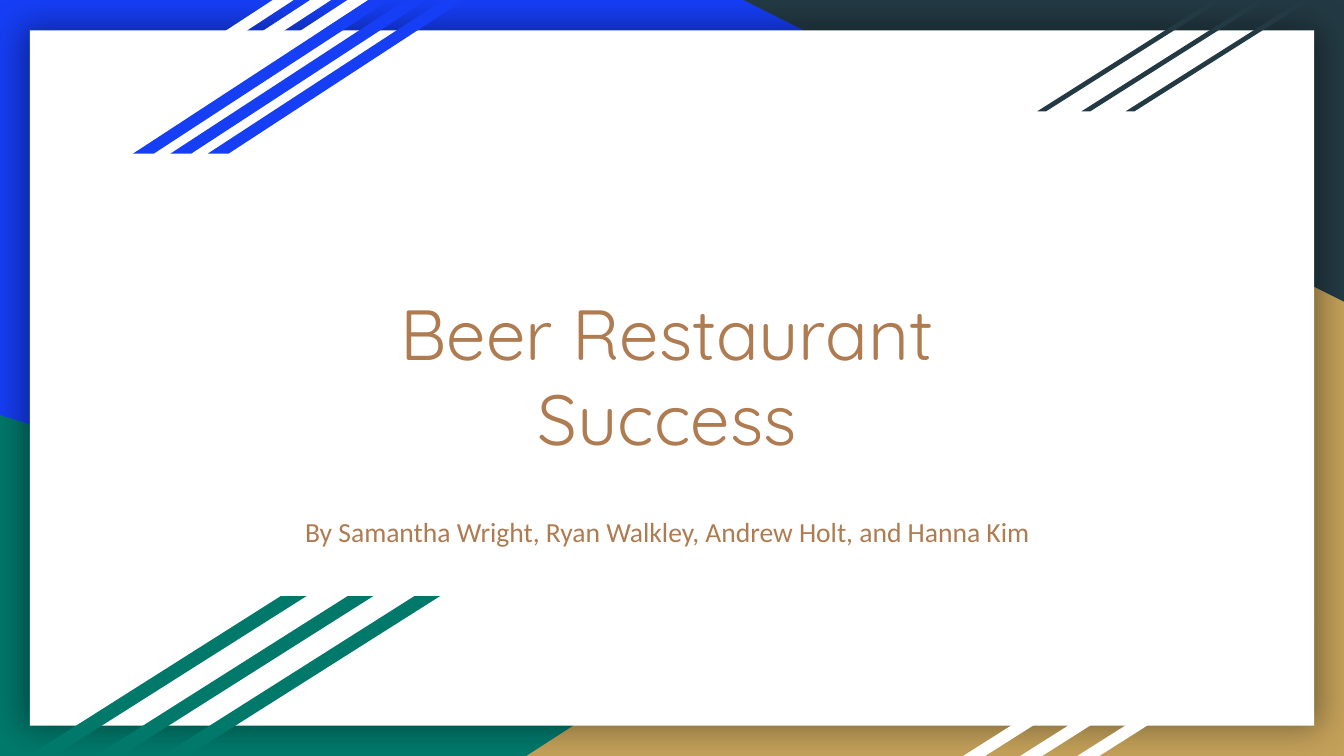
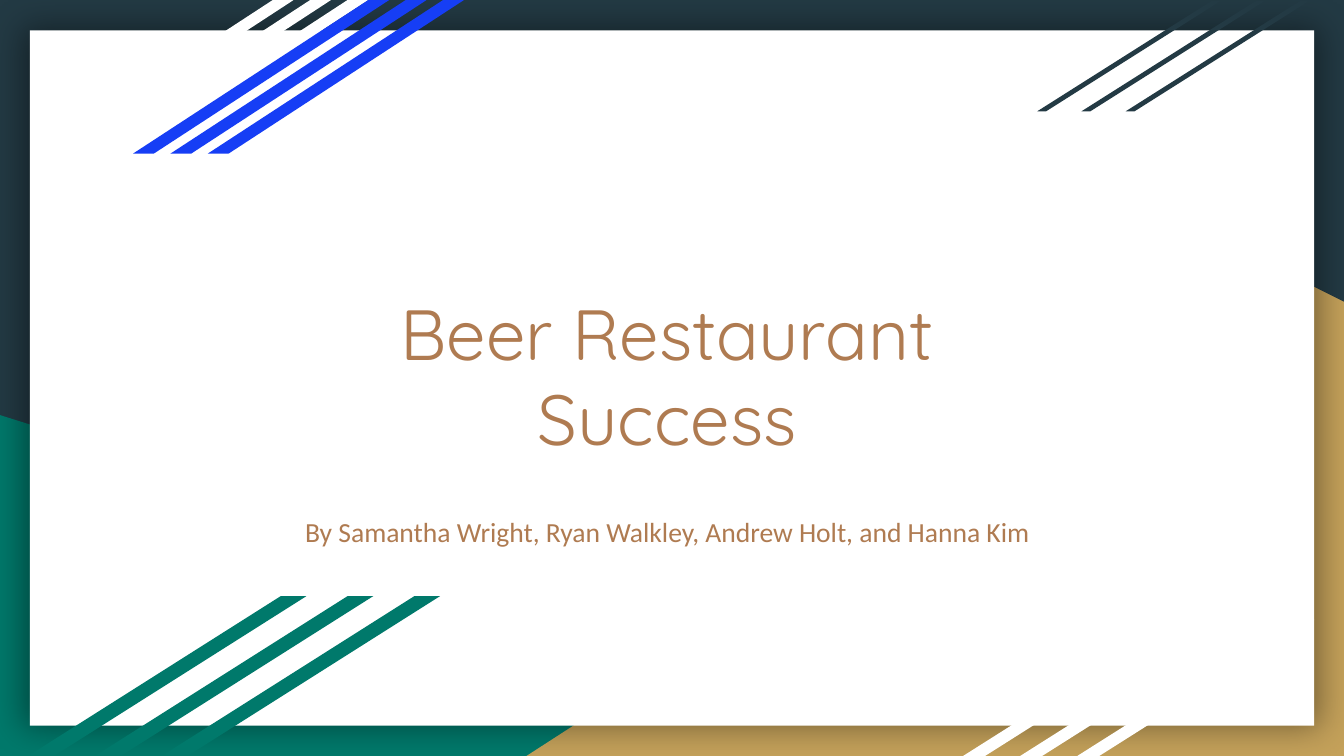
Before and after one commit to HannaKim4673/Beer_Restaurant_Success, a slide deck: slide 1 of Beer Restaurant Success.pptx. Drawn at 1344x756 pixels with LibreOffice and Linux fonts; fonts in the diff are those of the drawing. Boxes give left, top, right and bottom in pixels: in the first picture for what was removed or moved away, otherwise in the second. Text is boxed around its words. In the diff, an @@ line names an element or a change of style, - is before the commit and + after.

```diff
--- a/Beer Restaurant Success.pptx
+++ b/Beer Restaurant Success.pptx
@@ background #163EF5 to #233A44 @@
```
Also in this commit, not shown: 9 other slides changed, 9 slides added, 7 slides removed.
